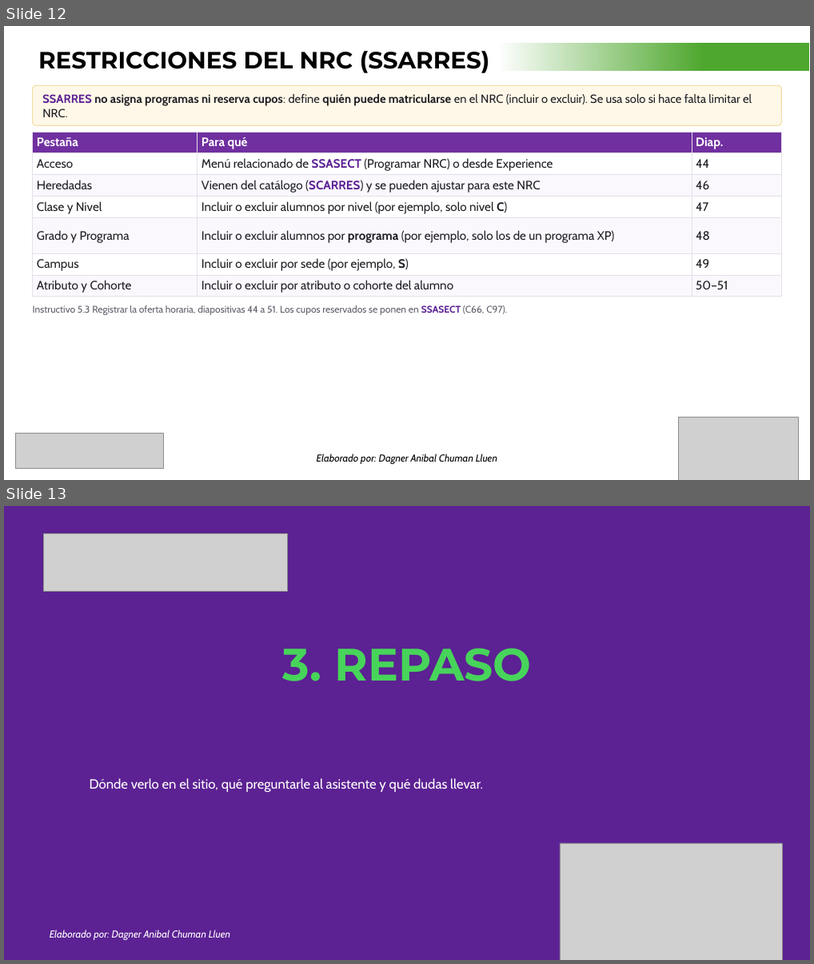
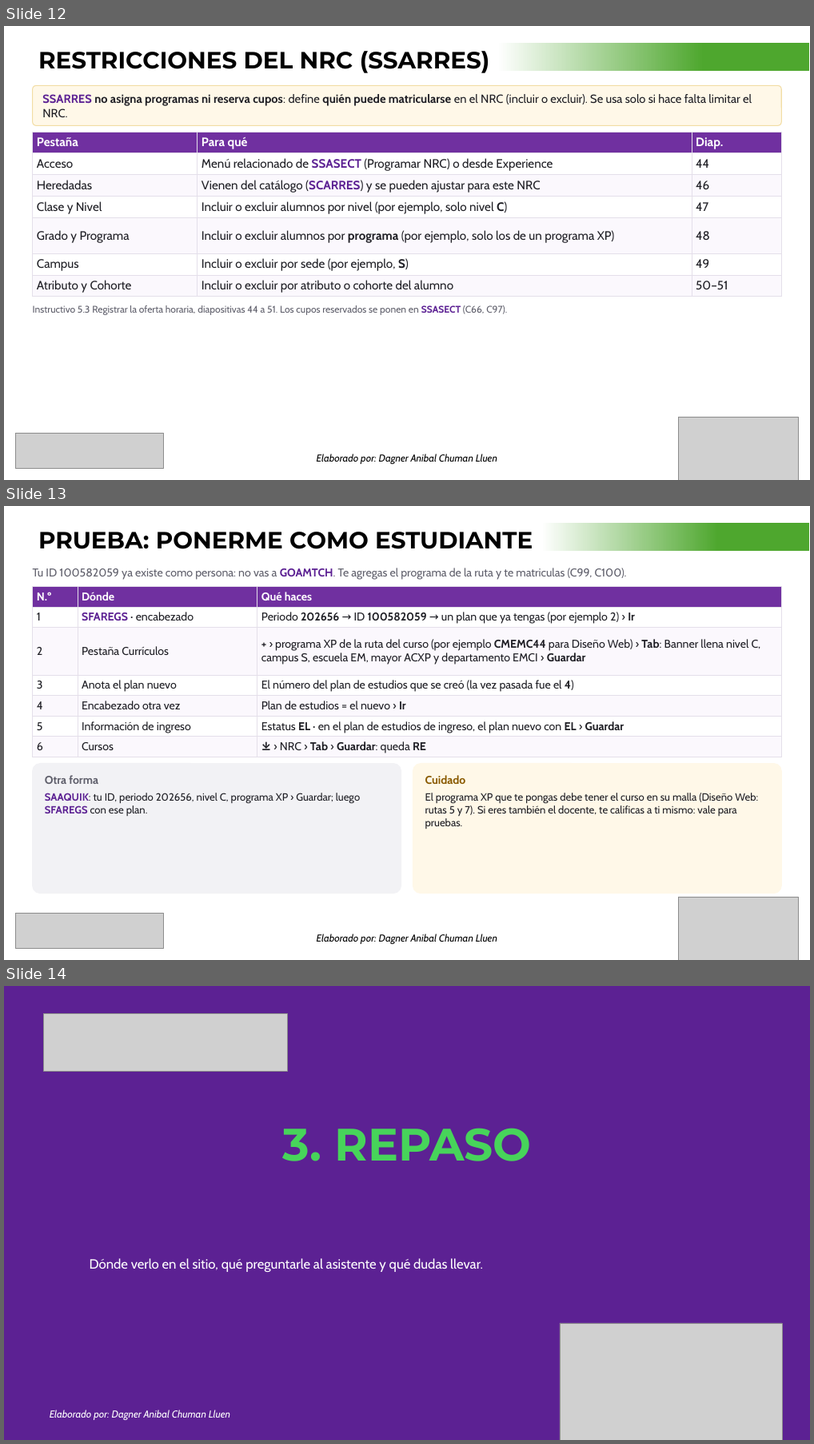
Before and after one commit to dagnerchuman/ellucian-instructivos, a slide deck: docs/presentaciones/RUTA DE APRENDIZAJE - INSCRIPCIÓN, NRC Y PROGRAMAS - CENTRO DE INFORMÁTICA.pptx. Shown one above the other, each under a label of ours: slides 12 and 13 before the commit, slides 12, 13 and 14 after it. The pictures are 814x964 and 814x1444 pixels, drawn with LibreOffice and Linux fonts; fonts in the diff are those of the drawing; grey boxes stand for pictures; background and template pictures are left out. Boxes give left, top, right and bottom in pixels: in the first picture for what was removed or moved away, otherwise in the second. Text is boxed around its words. In the diff, an @@ line names an element or a change of style, - is before the commit and + after.

```diff
--- a/docs/presentaciones/RUTA DE APRENDIZAJE - INSCRIPCIÓN, NRC Y PROGRAMAS - CENTRO DE INFORMÁTICA.pptx
+++ b/docs/presentaciones/RUTA DE APRENDIZAJE - INSCRIPCIÓN, NRC Y PROGRAMAS - CENTRO DE INFORMÁTICA.pptx
@@ slide 13 added at <box>4,506,810,960</box>, background #FFFFFF @@
@@ rectangle added at <box>541,522,810,552</box>, fill gradient #FFFFFF to #4EA72E, outline #FFFFFF 2 pt @@
@@ text added at <box>38,532,533,549</box>, 28 pt, text #000000, bold @@
+PRUEBA: PONERME COMO ESTUDIANTE
@@ text added at <box>33,568,627,580</box>, 13.5 pt, text #5F5F6B @@
+Tu ID 100582059 ya existe como persona: no vas a GOAMTCH. Te agregas el programa de la ruta y te matriculas (C99, C100).
@@ table added at <box>33,587,782,756</box>, 7 rows, 3 columns @@
+N.º | Dónde | Qué haces
+1 | SFAREGS · encabezado | Periodo 202656 → ID 100582059 → un plan que ya tengas (por ejemplo 2) › Ir
+2 | Pestaña Currículos | + › programa XP de la ruta del curso (por ejemplo CMEMC44 para Diseño Web) › Tab: Banner llena nivel C, campus S, escuela EM, mayor ACXP y departamento EMCI › Guardar
+3 | Anota el plan nuevo | El número del plan de estudios que se creó (la vez pasada fue el 4)
+4 | Encabezado otra vez | Plan de estudios = el nuevo › Ir
+5 | Información de ingreso | Estatus EL · en el plan de estudios de ingreso, el plan nuevo con EL › Guardar
+6 | Cursos | ⤓ › NRC › Tab › Guardar: queda RE
@@ rounded rectangle added at <box>33,763,402,892</box>, fill #F2F2F5, outline #F2F2F5 1 pt, 12.5 pt, text #1E1E24 @@
+Otra forma
+SAAQUIK: tu ID, periodo 202656, nivel C, programa XP › Guardar; luego SFAREGS con ese plan.
@@ rounded rectangle added at <box>414,763,782,892</box>, fill #FFF8E8, outline #FFF8E8 1 pt, 12.5 pt, text #1E1E24 @@
+Cuidado
+El programa XP que te pongas debe tener el curso en su malla (Diseño Web: rutas 5 y 7). Si eres también el docente, te calificas a ti mismo: vale para pruebas.
@@ picture added at <box>15,913,163,948</box> @@
@@ picture added at <box>678,896,799,960</box> @@
@@ text added at <box>317,933,498,944</box>, 12 pt, text #000000, italic @@
+Elaborado por: Dagner Anibal Chuman Lluen
@@ what was slide 13 is now slide 14 @@
```
Also in this commit, not shown: 1 slide changed, 11 other files.
